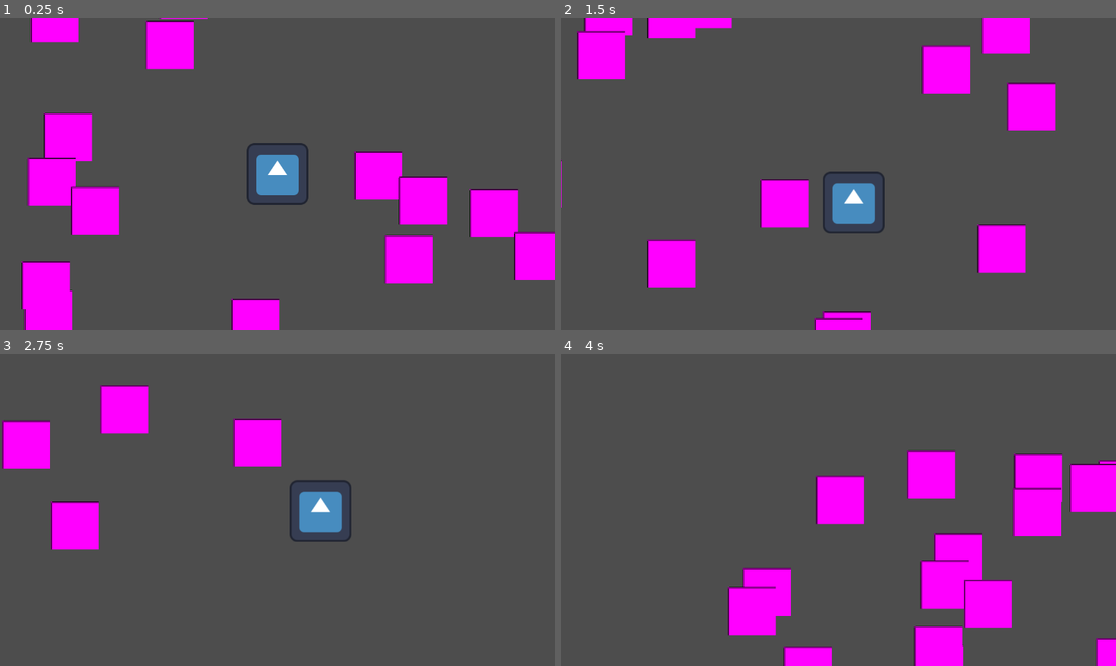
Above: before the commit, frames 1-4 (two rows, left to right).
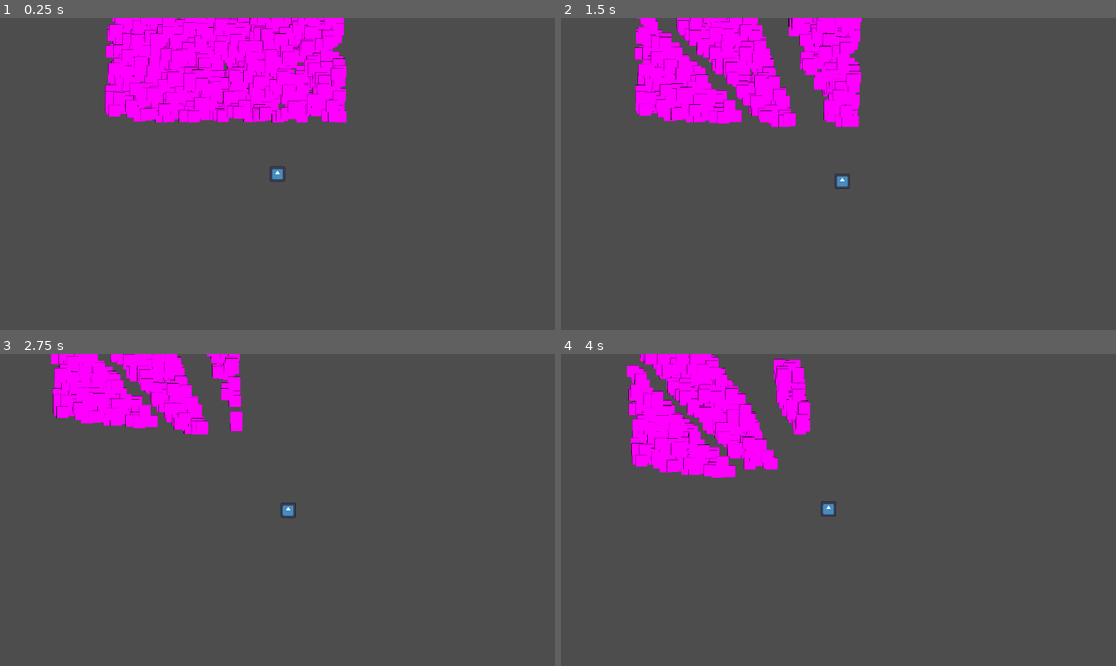
Above: after the commit, the same moments.

Repository: flowerFawn/XP-Based-Leveling
Game: Godot game, scene res://scenes/world.tscn
The game is run twice, just before and just after one commit, with the same random seed, the same clock (stepped at 60 frames per second) and the same inputs. The engine's default icon, where the game draws it, is replaced by a stand-in: a white triangle on a blue panel in a dark square.
Inputs:
- Up to frame 1 (0.25 s): no input
- Up to frame 2 (1.5 s): hold D (player_right) 0.53-1.28 s; hold S (player_down) from 1.28 s (still down)
- Up to frame 3 (2.75 s): release S (player_down) at 2.03 s; hold D (player_right) from 2.03 s (still down)
- Up to frame 4 (4 s): release D (player_right) at 2.78 s; hold W (player_up) 2.78-3.53 s; hold A (player_left) from 3.53 s (still down)

The runs differ from the first frame. In frame 1, 28% of the frame differs, in the area x 3-100%, y 0-100%; in frame 2, 22%; in frame 3, 11%; in frame 4, 23%.

Commit message:
overhauled the spell system
now uses a timer node that handles each spell, and is a child of the player. This should be better. Also implemented spell projectiles and automatically targetting enemies

Diff:
--- a/project.godot
+++ b/project.godot
@@ -17,7 +17,7 @@
 
 [autoload]
 
-PlayerInfo="*res://scripts/autoloads/player_info.gd"
+GameInfo="*res://scripts/autoloads/game_info.gd"
 
 [global_group]
 
--- a/resources/movement types/reverse_enemy_movement.tres
+++ b/resources/movement types/reverse_enemy_movement.tres
@@ -1,6 +1,6 @@
 [gd_resource type="Resource" script_class="EnemyMovementReverse" load_steps=2 format=3 uid="uid://bdqlvr5dgs8j3"]
 
-[ext_resource type="Script" uid="uid://dkj60s41gi5g8" path="res://scripts/resources/inherited resources/movement types/movement_reverse.gd" id="1_hkypa"]
+[ext_resource type="Script" uid="uid://dkj60s41gi5g8" path="res://scripts/resources/inherited resources/enemy movement types/e_movement_reverse.gd" id="1_hkypa"]
 
 [resource]
 script = ExtResource("1_hkypa")
--- a/resources/movement types/straight_enemy_movement.tres
+++ b/resources/movement types/straight_enemy_movement.tres
@@ -1,6 +1,6 @@
 [gd_resource type="Resource" script_class="EnemyMovementStraight" load_steps=2 format=3 uid="uid://cj6251nhvsiy8"]
 
-[ext_resource type="Script" uid="uid://dnh1inx0mt37h" path="res://scripts/resources/inherited resources/movement types/movement_straight.gd" id="1_atv2i"]
+[ext_resource type="Script" uid="uid://dnh1inx0mt37h" path="res://scripts/resources/inherited resources/enemy movement types/e_movement_straight.gd" id="1_atv2i"]
 
 [resource]
 script = ExtResource("1_atv2i")
--- /dev/null
+++ b/resources/spell/bolt.tres
@@ -0,0 +1,8 @@
+[gd_resource type="Resource" script_class="SpellBolt" load_steps=2 format=3 uid="uid://ciomfgvjduepp"]
+
+[ext_resource type="Script" uid="uid://cyuaiwt5dess3" path="res://scripts/resources/inherited resources/spells/s_bolt.gd" id="1_tpysc"]
+
+[resource]
+script = ExtResource("1_tpysc")
+cooldown = 0.1
+metadata/_custom_type_script = "uid://cyuaiwt5dess3"
--- a/resources/spell/earthquake.tres
+++ b/resources/spell/earthquake.tres
@@ -1,6 +1,6 @@
 [gd_resource type="Resource" script_class="SpellEarthquake" load_steps=2 format=3 uid="uid://dh4308dsgb1xc"]
 
-[ext_resource type="Script" uid="uid://dqtj3553eq3ci" path="res://scripts/resources/inherited resources/spells/earthquake.gd" id="1_n651w"]
+[ext_resource type="Script" uid="uid://dqtj3553eq3ci" path="res://scripts/resources/inherited resources/spells/s_earthquake.gd" id="1_n651w"]
 
 [resource]
 script = ExtResource("1_n651w")
--- /dev/null
+++ b/resources/spell/shard.tres
@@ -0,0 +1,8 @@
+[gd_resource type="Resource" script_class="SpellShard" load_steps=2 format=3 uid="uid://7vmgb80p33sl"]
+
+[ext_resource type="Script" uid="uid://cruvp1vxd4ktu" path="res://scripts/resources/inherited resources/spells/s_shard.gd" id="1_btl4p"]
+
+[resource]
+script = ExtResource("1_btl4p")
+cooldown = 0.05
+metadata/_custom_type_script = "uid://cruvp1vxd4ktu"
--- a/scenes/character.tscn
+++ b/scenes/character.tscn
@@ -16,4 +16,5 @@
 shape = SubResource("RectangleShape2D_rkhd4")
 
 [node name="Camera2D" type="Camera2D" parent="."]
+zoom = Vector2(0.25, 0.25)
 position_smoothing_enabled = true
--- a/scenes/game_controller.tscn
+++ b/scenes/game_controller.tscn
@@ -5,9 +5,9 @@
 [node name="GameController" type="Node"]
 script = ExtResource("1_vq0e2")
 
-[node name="EnemyDirectionUpdateTimer" type="Timer" parent="."]
+[node name="DirectionUpdateTimer" type="Timer" parent="."]
 wait_time = 0.5
 autostart = true
 ignore_time_scale = true
 
-[connection signal="timeout" from="EnemyDirectionUpdateTimer" to="." method="update_enemy_directions"]
+[connection signal="timeout" from="DirectionUpdateTimer" to="." method="update_directions"]
--- a/scenes/world.tscn
+++ b/scenes/world.tscn
@@ -11,16 +11,20 @@
 # Called when the node enters the scene tree for the first time.
 func _ready() -> void:
 	var rnd:RandomNumberGenerator = RandomNumberGenerator.new()
-	for x in range(0, 30):
+	for x in range(0, 1000):
 		var e:Enemy = Enemy.new_enemy(preload(\"uid://bg3osrk3a4ni5\"))
 		e.position = Vector2(rnd.randi_range(0, 1920), rnd.randi_range(0, 1080))
-		add_child(e)
+		add_child(e, true)
+
+	GameInfo.projectile_holder = $ProjectileHolder
 "
 
 [node name="Node2D" type="Node2D"]
 script = SubResource("GDScript_nnsk1")
 
 [node name="CharacterBody2D" parent="." instance=ExtResource("1_nnsk1")]
-position = Vector2(927, 412)
+position = Vector2(1399, 1557)
 
 [node name="GameController" parent="." instance=ExtResource("2_rwgxs")]
+
+[node name="ProjectileHolder" type="Node2D" parent="."]
--- /dev/null
+++ b/scripts/autoloads/game_info.gd
@@ -0,0 +1,10 @@
+extends Node
+
+var player_position:Vector2 = Vector2.ZERO
+var player:Player
+var rnd = RandomNumberGenerator.new()
+var projectile_holder:Node2D
+var closest_enemy_to_player_point:Vector2
+
+func update_player_info(player:Player) -> void:
+	player_position = player.global_position
--- a/scripts/autoloads/player_info.gd
+++ /dev/null
@@ -1,6 +0,0 @@
-extends Node
-
-var player_position:Vector2 = Vector2.ZERO
-
-func update_info(player:Player) -> void:
-	player_position = player.global_position
--- a/scripts/character.gd
+++ b/scripts/character.gd
@@ -4,21 +4,39 @@
 var active_health:float = 100
 
 var spells:Array[Spell] = []
-var casting_spells:bool = true
 
 func _ready() -> void:
+	GameInfo.player = self
+	add_spell(preload("uid://ciomfgvjduepp"))
 	add_spell(preload("uid://dh4308dsgb1xc"))
+	add_spell(preload("uid://7vmgb80p33sl"))
 
 func _physics_process(delta: float) -> void:
 	var movement_vector = speed * get_direction()
 	move_and_collide(movement_vector * delta)
-	PlayerInfo.update_info(self)
+	GameInfo.update_player_info(self)
 
 
 func get_direction() -> Vector2:
 	var direction:Vector2 = Vector2(Input.get_axis("player_left", "player_right"), Input.get_axis("player_up", "player_down")).normalized()
 	direction = Vector2(direction.x * abs(Input.get_axis("player_left", "player_right")), direction.y * abs(Input.get_axis("player_up", "player_down")))
 	return direction
+
+func get_closest_enemy() -> Vector2:
+	var enemy_point:Vector2
+	var lowest_distance_squared:float = 0
+	var first_check = true
+	for enemy:Enemy in get_tree().get_nodes_in_group(&"Enemy"):
+		if first_check:
+			enemy_point = enemy.global_position
+			lowest_distance_squared = global_position.distance_squared_to(enemy.global_position)
+			first_check = false
+			continue
+		if global_position.distance_squared_to(enemy.global_position) < lowest_distance_squared:
+			enemy_point = enemy.global_position
+			lowest_distance_squared = global_position.distance_squared_to(enemy.global_position)
+	return enemy_point
+
 
 #region HEALTH
 func take_damage(amount:float) -> void:
@@ -33,16 +51,8 @@
 
 #region SPELLS
 func add_spell(spell:Spell) -> void:
-	spell.cast(self)
 	spells.append(spell)
-	if spell.cooldown != 0:
-		loop_spell(spell)
+	add_child(SpellHandler.new(spell))
 
-func loop_spell(spell:Spell) -> void:
-	var spell_timer: Timer = Timer.new()
-	add_child(spell_timer)
-	while casting_spells:
-		spell_timer.start(spell.cooldown)
-		await spell_timer.timeout
-		spell.cast(self)
+
 #endregion
--- a/scripts/enemy.gd
+++ b/scripts/enemy.gd
@@ -42,7 +42,7 @@
 	position += velocity
 
 func update_direction() -> void:
-	current_direction = enemy_type.movement_type.get_enemy_direction(global_position, PlayerInfo.player_position)
+	current_direction = enemy_type.movement_type.get_enemy_direction(global_position, GameInfo.player_position)
 
 
 #endregion
--- a/scripts/game_controller.gd
+++ b/scripts/game_controller.gd
@@ -3,6 +3,10 @@
 
 
 
-func update_enemy_directions() -> void:
+func update_directions() -> void:
+	#updates enemies heading towards the player
 	for enemy:Enemy in get_tree().get_nodes_in_group("Enemy"):
 		enemy.update_direction()
+	#updates where aimed spells will go
+	if GameInfo.player:
+		GameInfo.closest_enemy_to_player_point = GameInfo.player.get_closest_enemy()
--- /dev/null
+++ b/scripts/projectile.gd
@@ -0,0 +1,54 @@
+extends Area2D
+class_name PlayerProjectile
+##If max pierce is 0, it has unlimited pierce
+
+
+var active_damage:float
+var active_speed:float
+var active_direction:Vector2
+var remaining_pierce:int
+var start_position
+
+func _init(speed:float, damage:float, shape:Shape2D, direction:Vector2, new_start_position:Vector2 = Vector2.ZERO, max_pierce:int = 0) -> void:
+	set_collision_layer_value(1, false)
+	set_collision_mask_value(1, false)
+	set_collision_mask_value(2, true)
+	var node_collision = CollisionShape2D.new()
+	add_child(node_collision)
+	node_collision.shape = shape
+	active_damage = damage
+	active_speed = speed
+	active_direction = direction.normalized()
+	remaining_pierce = max_pierce
+	#not start position is true when it is equal to Vector2.ZERO (0, 0)
+	#this means by default it will begin at the player position
+	if not start_position:
+		start_position = GameInfo.player_position
+	else:
+		start_position = new_start_position
+	connect("area_entered", hit_something)
+
+func _ready() -> void:
+	global_position = start_position
+
+func _physics_process(delta: float) -> void:
+	var direction:Vector2 = get_direction()
+	move(direction * active_speed)
+
+func get_direction() -> Vector2:
+	return active_direction
+
+##Does not know what delta is, you need to multiply by delta beforehand!
+func move(velocity:Vector2):
+	position += velocity
+
+
+func hit_something(body:Node2D):
+	if body.is_in_group(&"Enemy"):
+		remaining_pierce -= 1
+		#Important that this is = and not <=, so we keep track of pierces done by unlimited pierce but don't kill
+		if remaining_pierce == 0:
+			queue_free()
+		var enemy:Enemy = body
+		enemy.take_damage(active_damage)
+		print("YAY")
--- a/scripts/resources/base resources/spell.gd
+++ b/scripts/resources/base resources/spell.gd
@@ -3,16 +3,30 @@
 ##Time in seconds between the cast being called. if this is set to 0, it will only be cast once
 @export var cooldown:float
 
-func cast(player:Player) -> void:
+func cast(player:Player, spell_handler:SpellHandler) -> void:
 	print("A")
 
 
-#region FOROTHERSPELLS
+#region USEFUL SPELL FUNCTIONS
 func get_shapecast_colliders(shapecast:ShapeCast2D) -> Array[Node2D]:
 	var collider_array:Array[Node2D] = []
 	for n in range(0, shapecast.get_collision_count()):
 		collider_array.append(shapecast.get_collider(n))
 	return collider_array
 
+func create_shapecast(shape:Shape2D) -> ShapeCast2D:
+	var shapecast = ShapeCast2D.new()
+	shapecast.shape = shape
+	shapecast.set_collision_mask_value(2, true)
+	shapecast.collide_with_areas = true
+	shapecast.collide_with_bodies = false
+	shapecast.target_position = Vector2.ZERO
+	return shapecast
+
+func get_random_angle_vector() -> Vector2:
+	return Vector2.RIGHT.rotated(randi_range(0, 2 * PI))
+
+func get_direction_to_nearest_enemy() -> Vector2:
+	return GameInfo.player_position.direction_to(GameInfo.closest_enemy_to_player_point)
 
 #endregion
--- a/scripts/resources/inherited resources/spells/earthquake.gd
+++ /dev/null
@@ -1,18 +0,0 @@
-extends Spell
-class_name SpellEarthquake
-
-func cast(player:Player) -> void:
-	var shapecast:ShapeCast2D = ShapeCast2D.new()
-	shapecast.shape = CircleShape2D.new()
-	shapecast.shape.radius = 200
-	shapecast.target_position = Vector2.ZERO
-	shapecast.set_collision_mask_value(2, true)
-	shapecast.collide_with_areas = true
-	shapecast.collide_with_bodies = false
-	player.add_child(shapecast)
-	shapecast.force_shapecast_update()
-	print("B")
-	for enemy:Enemy in get_shapecast_colliders(shapecast):
-		print("A")
-		enemy.take_damage(4)
-	shapecast.queue_free()
--- /dev/null
+++ b/scripts/resources/inherited resources/spells/s_bolt.gd
@@ -0,0 +1,10 @@
+extends Spell
+class_name SpellBolt
+func cast(player:Player, spell_handler:SpellHandler) -> void:
+	if not GameInfo.projectile_holder:
+		return
+	var shape = CircleShape2D.new()
+	shape.radius = 30
+
+	var bolt:PlayerProjectile = PlayerProjectile.new(50, 6, shape, get_direction_to_nearest_enemy())
+	GameInfo.projectile_holder.add_child(bolt)
--- /dev/null
+++ b/scripts/resources/inherited resources/spells/s_earthquake.gd
@@ -0,0 +1,13 @@
+extends Spell
+class_name SpellEarthquake
+
+func cast(player:Player, spell_handler:SpellHandler) -> void:
+	var shapecast:ShapeCast2D
+	var shape:CircleShape2D = CircleShape2D.new()
+	shape.radius = 200
+	shapecast = create_shapecast(shape)
+	player.add_child(shapecast)
+	shapecast.force_shapecast_update()
+	for enemy:Enemy in get_shapecast_colliders(shapecast):
+		enemy.take_damage(4)
+	shapecast.queue_free()
--- /dev/null
+++ b/scripts/resources/inherited resources/spells/s_shard.gd
@@ -0,0 +1,10 @@
+extends Spell
+class_name SpellShard
+
+func cast(player:Player, spell_handler:SpellHandler) -> void:
+	if not GameInfo.projectile_holder:
+		return
+	var shape = CircleShape2D.new()
+	shape.radius = 10
+	var shard:PlayerProjectile = PlayerProjectile.new(150, 2, shape, get_random_angle_vector())
+	GameInfo.projectile_holder.add_child(shard)
--- /dev/null
+++ b/scripts/spell_controller.gd
@@ -0,0 +1,17 @@
+extends Timer
+class_name SpellHandler
+var spell:Spell
+
+#Done when it is initially created
+func _init(new_spell:Spell) -> void:
+	spell = new_spell
+	connect("timeout", trigger_spell)
+
+#Done after joining the scene tree, so the timer can be started
+func _ready() -> void:
+	trigger_spell()
+	if not spell.cooldown == 0:
+		start(spell.cooldown)
+
+func trigger_spell() -> void:
+	spell.cast(GameInfo.player, self)
Renamed: scripts/autoloads/player_info.gd.uid -> scripts/autoloads/game_info.gd.uid
Not shown, added: scripts/projectile.gd.uid
Renamed: scripts/resources/base resources/movement_type.gd -> scripts/resources/base resources/enemy_movement_type.gd
Renamed: scripts/resources/base resources/movement_type.gd.uid -> scripts/resources/base resources/enemy_movement_type.gd.uid
Renamed: scripts/resources/inherited resources/movement types/movement_reverse.gd -> scripts/resources/inherited resources/enemy movement types/e_movement_reverse.gd
Renamed: scripts/resources/inherited resources/movement types/movement_reverse.gd.uid -> scripts/resources/inherited resources/enemy movement types/e_movement_reverse.gd.uid
Renamed: scripts/resources/inherited resources/movement types/movement_straight.gd -> scripts/resources/inherited resources/enemy movement types/e_movement_straight.gd
Renamed: scripts/resources/inherited resources/movement types/movement_straight.gd.uid -> scripts/resources/inherited resources/enemy movement types/e_movement_straight.gd.uid
Not shown, added: scripts/resources/inherited resources/spells/s_bolt.gd.uid
Renamed: scripts/resources/inherited resources/spells/earthquake.gd.uid -> scripts/resources/inherited resources/spells/s_earthquake.gd.uid
Not shown, added: scripts/resources/inherited resources/spells/s_shard.gd.uid
Not shown, added: scripts/spell_controller.gd.uid
